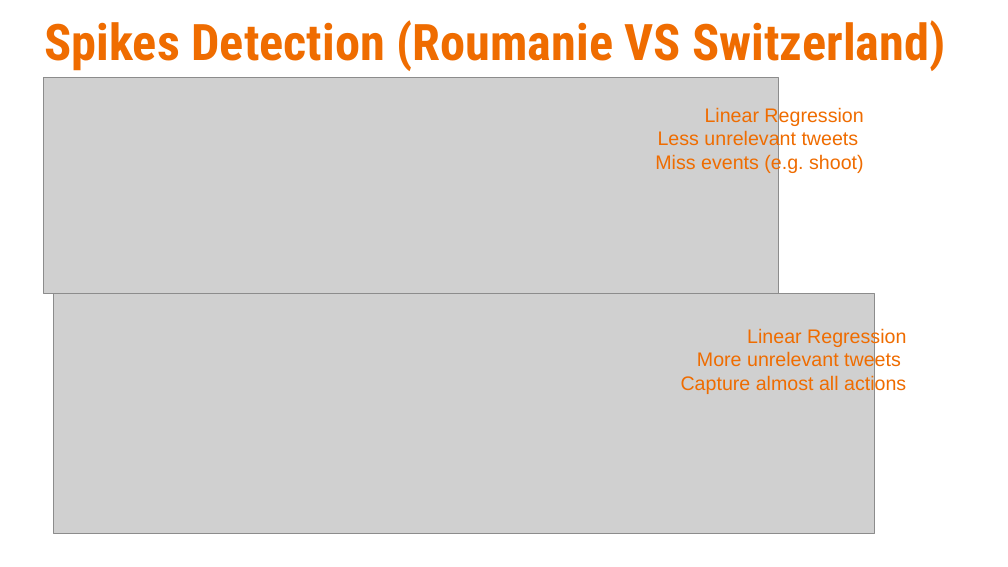
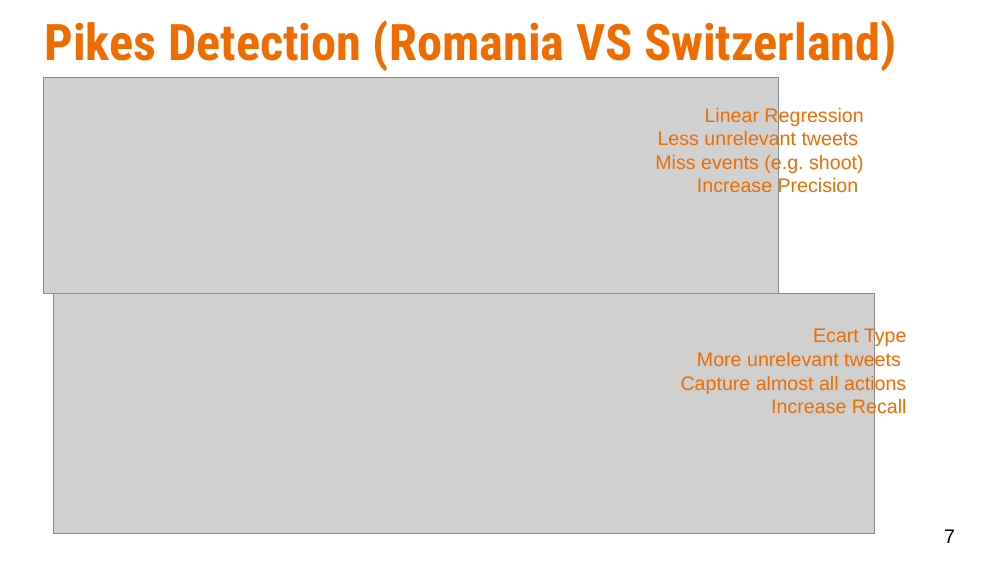
Before and after one commit to eamosse/mondephia, a slide deck: slide 7 of presi/Hackatal2016_pres.pptx. Drawn at 1008x567 pixels with LibreOffice and Linux fonts; fonts in the diff are those of the drawing; grey boxes stand for pictures. Boxes give left, top, right and bottom in pixels: in the first picture for what was removed or moved away, otherwise in the second. Text is boxed around its words. In the diff, an @@ line names an element or a change of style, - is before the commit and + after.

Commit message:
Restructure de repo and improved script for filtering the tweets based on linear regression and lowest_confidence_interval.

```diff
--- a/presi/Hackatal2016_pres.pptx
+++ b/presi/Hackatal2016_pres.pptx
@@ title at (x1=44, y1=20, x2=897, y2=71): text changed @@
-Spikes Detection (Roumanie VS Switzerland)
+Pikes Detection (Romania VS Switzerland)
@@ text at (x1=697, y1=177, x2=859, y2=197): paragraph added @@
+Increase Precision
@@ text at (x1=813, y1=327, x2=907, y2=347): text changed @@
-Linear Regression
+Ecart Type
@@ text at (x1=771, y1=398, x2=907, y2=418): paragraph added @@
+Increase Recall
@@ page number added at (x1=944, y1=529, x2=955, y2=543), 14 pt, text #000000 @@
+7
```
Also in this commit, not shown: 6 other slides changed, 6 slides added, 4 slides removed, 18 other files.
